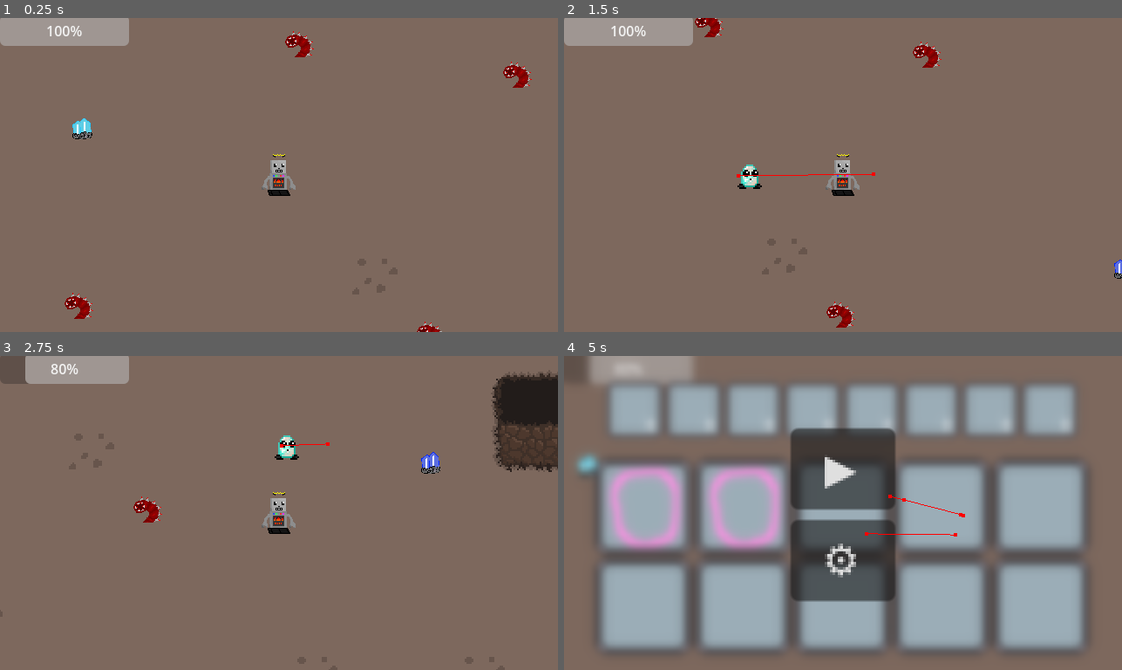
Above: before the commit, frames 1-4 (two rows, left to right).
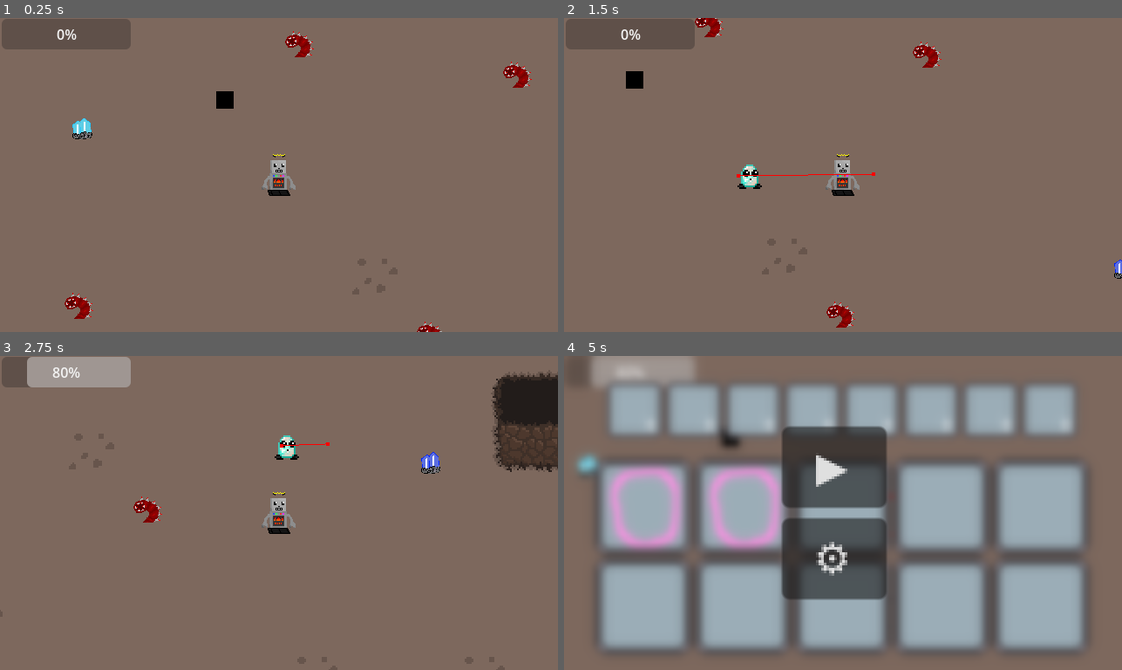
Above: after the commit, the same moments.

Repository: TNT-A/godot-baubleheads-project
Game: Godot game, scene res://testing/testing.tscn
The game is run twice, just before and just after one commit, with the same random seed, the same clock (stepped at 60 frames per second) and the same inputs.
Inputs (mouse positions are in pixels of both pictures, inside the frame that each line leads up to):
- Up to frame 1 (0.25 s): no input
- Up to frame 2 (1.5 s): tap Enter at 0.5 s; move the mouse to (965, 159) at 0.52 s; hold D (Move_Right) 0.53-1.28 s; tap Space (Baublehead_Call) at 0.6 s; move the mouse to (731, 190) at 1.27 s; hold S (Move_Down) from 1.28 s (still down); click (731, 190) at 1.35 s
- Up to frame 3 (2.75 s): move the mouse to (334, 443) at 2.02 s; release S (Move_Down) at 2.03 s; hold D (Move_Right) from 2.03 s (still down); hold Right mouse button (Player_Ability_2) from 2.03 s (still down)
- Up to frame 4 (5 s): move the mouse to (815, 575) at 2.77 s; release D (Move_Right) at 2.78 s; release Right mouse button (Player_Ability_2) at 2.78 s; hold W (Move_Up) 2.78-3.53 s; tap Shift (Run) at 2.85 s; move the mouse to (1010, 560) at 3.52 s; hold A (Move_Left) from 3.53 s (still down); tap Y (Testing) at 3.6 s; tap Tab (Inventory) at 4.15 s; move the mouse to (642, 506) at 4.27 s; tap Space (Baublehead_Call) at 4.35 s; tap Escape (Pause) at 4.9 s

The runs differ from the first frame. In frame 1, 2.5% of the frame differs, in the area x 0-42%, y 0-29%; in frame 2, 2.5%; in frame 3, 0.5%; in frame 4, 3.4%, in the area x 27-72%, y 22-79%.

Commit message:
Fixed some bauble attack code and started making an actual gameplay loop

Diff:
--- a/Baubles/baublehead.gd
+++ b/Baubles/baublehead.gd
@@ -76,6 +76,7 @@
 		pathfinding(speed*1.5)
 	if state == States.TARGETING:
 		if $TimerAttackCooldown.is_stopped():
+			$TimerAttackCooldown.wait_time = randf_range(0.8, 1.2)
 			$TimerAttackCooldown.start()
 		$Sprite2D.scale = Vector2(2,2)
 		if current_enemy != null:
@@ -125,7 +126,7 @@
 var attack_speed_timeout : bool = false
 func attack_enemy():
 	var direction : Vector2
-	var range : Vector2 = Vector2(3,3)
+	#var range : Vector2 = Vector2(3,3)
 	var max_enemy_distance : Vector2 = Vector2(50,50)
 	var enemy_position : Vector2 = current_enemy.global_position
 	var target_position : Vector2 = enemy_position + (enemy_position - global_position)
@@ -135,17 +136,14 @@
 		direction = (target_position - global_position).normalized()
 		velocity = (attack_speed * direction)
 		attack_ready = false
-		#print("Iran")
 	distance = abs(enemy_position - global_position)
 	if distance.x >= max_enemy_distance.x or distance.y >= max_enemy_distance.y:
 		reset_velocity()
 		SignalBus.emit_signal("change_enemy_health", current_enemy, damage)
 		attack_ready = true
 		attack_time = false
-		#print("I'll end it all now!")
 	else:
 		move_and_slide()
-		#print(distance, " ", state, " ", velocity, " ", attack_ready)
 
 func pathfinding(speed_change):
 	var next_path_pos := nav_agent.get_next_path_position()
--- a/Baubles/baublehead.tscn
+++ b/Baubles/baublehead.tscn
@@ -39,7 +39,6 @@
 autostart = true
 
 [node name="TimerAttackCooldown" type="Timer" parent="."]
-wait_time = 3.0
 
 [connection signal="body_entered" from="Area2D" to="." method="_on_area_2d_body_entered"]
 [connection signal="body_shape_entered" from="Area2D" to="." method="_on_area_2d_body_shape_entered"]
--- a/baubles/baublehead.gd
+++ b/baubles/baublehead.gd
@@ -76,6 +76,7 @@
 		pathfinding(speed*1.5)
 	if state == States.TARGETING:
 		if $TimerAttackCooldown.is_stopped():
+			$TimerAttackCooldown.wait_time = randf_range(0.8, 1.2)
 			$TimerAttackCooldown.start()
 		$Sprite2D.scale = Vector2(2,2)
 		if current_enemy != null:
@@ -125,7 +126,7 @@
 var attack_speed_timeout : bool = false
 func attack_enemy():
 	var direction : Vector2
-	var range : Vector2 = Vector2(3,3)
+	#var range : Vector2 = Vector2(3,3)
 	var max_enemy_distance : Vector2 = Vector2(50,50)
 	var enemy_position : Vector2 = current_enemy.global_position
 	var target_position : Vector2 = enemy_position + (enemy_position - global_position)
@@ -135,17 +136,14 @@
 		direction = (target_position - global_position).normalized()
 		velocity = (attack_speed * direction)
 		attack_ready = false
-		#print("Iran")
 	distance = abs(enemy_position - global_position)
 	if distance.x >= max_enemy_distance.x or distance.y >= max_enemy_distance.y:
 		reset_velocity()
 		SignalBus.emit_signal("change_enemy_health", current_enemy, damage)
 		attack_ready = true
 		attack_time = false
-		#print("I'll end it all now!")
 	else:
 		move_and_slide()
-		#print(distance, " ", state, " ", velocity, " ", attack_ready)
 
 func pathfinding(speed_change):
 	var next_path_pos := nav_agent.get_next_path_position()
--- a/baubles/baublehead.tscn
+++ b/baubles/baublehead.tscn
@@ -39,7 +39,6 @@
 autostart = true
 
 [node name="TimerAttackCooldown" type="Timer" parent="."]
-wait_time = 3.0
 
 [connection signal="body_entered" from="Area2D" to="." method="_on_area_2d_body_entered"]
 [connection signal="body_shape_entered" from="Area2D" to="." method="_on_area_2d_body_shape_entered"]
--- /dev/null
+++ b/floor_exit.gd
@@ -0,0 +1,17 @@
+extends Area2D
+
+var exit_open : bool = true
+@onready var player = Global.player
+
+func transition_scenes():
+	SignalBus.emit_signal("scene_transition")
+
+#func check_if_open():
+	#pass
+
+func _on_body_entered(body: Node2D) -> void:
+	if body == player:
+		if exit_open == true:
+			transition_scenes()
+		else:
+			print("L bozo")
--- /dev/null
+++ b/floor_exit.tscn
@@ -0,0 +1,21 @@
+[gd_scene load_steps=3 format=3 uid="uid://02aewb52n510"]
+
+[ext_resource type="Script" path="res://floor_exit.gd" id="1_gjtva"]
+
+[sub_resource type="RectangleShape2D" id="RectangleShape2D_u4s8s"]
+
+[node name="FloorExit" type="Area2D"]
+script = ExtResource("1_gjtva")
+
+[node name="Polygon2D" type="Polygon2D" parent="."]
+position = Vector2(0, 0.869565)
+scale = Vector2(0.666667, 0.869565)
+color = Color(0, 0, 0, 1)
+polygon = PackedVector2Array(0, -1, 30, -1, 30, 22, 0, 22)
+
+[node name="CollisionShape2D" type="CollisionShape2D" parent="."]
+position = Vector2(10, 10)
+shape = SubResource("RectangleShape2D_u4s8s")
+
+[connection signal="area_shape_entered" from="." to="." method="_on_area_shape_entered"]
+[connection signal="body_entered" from="." to="." method="_on_body_entered"]
--- a/globals/signal_bus.gd
+++ b/globals/signal_bus.gd
@@ -1,10 +1,21 @@
 extends Node
 
-#UI and Inventory
+#Inventory UI
+signal inventory_opened
 signal picked_up(item_resource)
 signal item_added(item_resourse, item_slot)
 signal item_used(item_resourse, party_slot)
 signal update_party_slot(item_type, party_slot)
 
+#Health UI
+signal set_health_bar(max_health, health)
+
+#Pause and Settings UI
+signal resume_game
+signal settings_opened
+
 #Enemy Thingamajigs
 signal change_enemy_health(enemy, change)
+
+#Moving Scenese
+signal scene_transition
--- /dev/null
+++ b/health_bar.tscn
@@ -0,0 +1,19 @@
+[gd_scene load_steps=2 format=3 uid="uid://dol4pn3hf2vu4"]
+
+[ext_resource type="Script" path="res://testing/health_bar.gd" id="1_n47n2"]
+
+[node name="HealthBar" type="ProgressBar"]
+anchors_preset = 15
+anchor_right = 1.0
+anchor_bottom = 1.0
+offset_left = 2.0
+offset_top = 1.0
+offset_right = -490.0
+offset_bottom = -324.0
+grow_horizontal = 2
+grow_vertical = 2
+max_value = 5.0
+step = 1.0
+fill_mode = 1
+script = ExtResource("1_n47n2")
+metadata/_edit_use_anchors_ = true
--- /dev/null
+++ b/in_game_ui.gd
@@ -0,0 +1,52 @@
+extends CanvasLayer
+
+@onready var pause_menu: Control = %PauseMenu
+@onready var settings_menu: Control = %SettingsMenu
+@onready var inventory_menu : Control = %Inventory
+
+var paused = false
+var inventory = false
+
+func _ready():
+	SignalBus.scene_transition.connect(change_scene)
+	SignalBus.set_health_bar.connect(set_health_bar)
+	SignalBus.resume_game.connect(pauseMenu)
+	pause_menu.hide()
+	settings_menu.hide()
+	inventory_menu.hide()
+
+func _process(delta: float) -> void:
+	if Input.is_action_just_pressed("Pause"):
+		pauseMenu()
+	if Input.is_action_just_pressed("Inventory"):
+		inventoryMenu()
+
+func set_health_bar(max_health, health) -> void:
+	print(max_health, health)
+	%HealthBar.max_value = max_health
+	%HealthBar.value = health
+
+func pauseMenu():
+	if paused:
+		pause_menu.hide()
+		Engine.time_scale = 1
+	else:
+		pause_menu.show()
+		Engine.time_scale = 0
+	paused = !paused
+
+func settingsMenu():
+	pass
+
+func inventoryMenu():
+	if inventory:
+		inventory_menu.hide()
+		Engine.time_scale = 1
+	else:
+		inventory_menu.show()
+		Engine.time_scale = 1
+	inventory = !inventory
+
+func change_scene():
+	print('ooga booga')
+	pass
--- /dev/null
+++ b/in_game_ui.tscn
@@ -0,0 +1,38 @@
+[gd_scene load_steps=6 format=3 uid="uid://s5mmhv02h0t8"]
+
+[ext_resource type="Script" path="res://in_game_ui.gd" id="1_d0fmj"]
+[ext_resource type="PackedScene" uid="uid://dol4pn3hf2vu4" path="res://health_bar.tscn" id="2_gylfp"]
+[ext_resource type="PackedScene" uid="uid://bhphdqmsev4lg" path="res://pause/pause_menu.tscn" id="2_uspk5"]
+[ext_resource type="PackedScene" uid="uid://b0r48ca6qo1lv" path="res://settings/settings_menu.tscn" id="3_4bekk"]
+[ext_resource type="PackedScene" uid="uid://c6gn4ohjt7fri" path="res://Inventory/inventory.tscn" id="4_vatir"]
+
+[node name="InGameUI" type="CanvasLayer"]
+script = ExtResource("1_d0fmj")
+
+[node name="HealthBar" parent="." instance=ExtResource("2_gylfp")]
+unique_name_in_owner = true
+
+[node name="PauseMenu" parent="." instance=ExtResource("2_uspk5")]
+unique_name_in_owner = true
+z_index = 2
+offset_left = 250.0
+offset_top = 81.0
+offset_right = -390.0
+offset_bottom = -279.0
+scale = Vector2(3, 3)
+
+[node name="SettingsMenu" parent="." instance=ExtResource("3_4bekk")]
+unique_name_in_owner = true
+z_index = 2
+offset_left = 197.0
+offset_top = 124.0
+offset_right = -443.0
+offset_bottom = -236.0
+scale = Vector2(2, 2)
+
+[node name="Inventory" parent="." instance=ExtResource("4_vatir")]
+unique_name_in_owner = true
+offset_left = 0.0
+offset_top = 0.0
+offset_right = 0.0
+offset_bottom = 0.0
--- /dev/null
+++ b/level.gd
@@ -0,0 +1,9 @@
+extends Node2D
+
+@onready var player = Global.player
+var player_scene : PackedScene = preload("res://player/player.tscn")
+var map : PackedScene = preload("res://cave_tilemap.tscn")
+
+func _ready() -> void:
+	add_child(map.instantiate())
+	add_child(player_scene.instantiate())
--- /dev/null
+++ b/level_manager.tscn
@@ -0,0 +1,6 @@
+[gd_scene load_steps=2 format=3 uid="uid://cri5yn6sulthf"]
+
+[ext_resource type="Script" path="res://level.gd" id="1_7uuex"]
+
+[node name="LevelManager" type="Node2D"]
+script = ExtResource("1_7uuex")
--- a/pause/pause_menu.gd
+++ b/pause/pause_menu.gd
@@ -6,7 +6,7 @@
 @onready var main = $"../../"
 
 func _on_resume_pressed() -> void:
-	main.pauseMenu()
+	SignalBus.emit_signal("resume_game")
 
 func _on_settings_pressed() -> void:
 	settings_menu.show()
--- a/player/player.gd
+++ b/player/player.gd
@@ -1,4 +1,6 @@
 extends CharacterBody2D
+
+@onready var in_game_ui: CanvasLayer = %InGameUI
 
 @export var speed : int = 200
 @export var acceleration : float = .1
@@ -10,21 +12,15 @@
 enum States {IDLE, WALKING, RUNNING}
 var state: States = States.IDLE
 
-signal health_changed(damage)
-
 func change_health(change):
 	health -= change
 	if health <= 0:
 		health = 0
-	set_health_bar()
-
-func set_health_bar() -> void:
-	$HealthBar.value = health
+	SignalBus.emit_signal("set_health_bar", Max_Health, health)
 
 func _ready() -> void:
+	SignalBus.emit_signal("set_health_bar", Max_Health, health)
 	$"/root/Global".register_player(self)
-	set_health_bar()
-	$HealthBar.max_value = Max_Health
 
 func _physics_process(delta: float) -> void:
 	state_transition()
--- a/testing/testing.gd
+++ b/testing/testing.gd
@@ -1,44 +1 @@
 extends Node2D
-
-@onready var player_body: CharacterBody2D = $PlayerBody
-@onready var pause_menu: Control = %PauseMenu
-@onready var settings_menu: Control = %SettingsMenu
-@onready var inventory_menu : Control = %Inventory
-
-var paused = false
-
-var inventory = false
-
-@onready var explosion: AnimatedSprite2D = $Explosion
-
-func _ready():
-	pause_menu.hide()
-	settings_menu.hide()
-	inventory_menu.hide()
-
-func _process(delta: float) -> void:
-	if Input.is_action_just_pressed("Pause"):
-		pauseMenu()
-	if Input.is_action_just_pressed("Inventory"):
-		inventoryMenu()
-
-func Explosion():
-	explosion.play("Explosion")
-
-func pauseMenu():
-	if paused:
-		pause_menu.hide()
-		Engine.time_scale = 1
-	else:
-		pause_menu.show()
-		Engine.time_scale = 0
-	paused = !paused
-
-func inventoryMenu():
-	if inventory:
-		inventory_menu.hide()
-		Engine.time_scale = 1
-	else:
-		inventory_menu.show()
-		Engine.time_scale = 1
-	inventory = !inventory
--- a/testing/testing.tscn
+++ b/testing/testing.tscn
@@ -1,14 +1,10 @@
-[gd_scene load_steps=20 format=3 uid="uid://c8q38agy2c6wa"]
+[gd_scene load_steps=17 format=3 uid="uid://c8q38agy2c6wa"]
 
 [ext_resource type="PackedScene" uid="uid://coa54e45uplra" path="res://player/player.tscn" id="1_6ima4"]
 [ext_resource type="Script" path="res://testing/testing.gd" id="1_8ocim"]
 [ext_resource type="PackedScene" uid="uid://dnlsiamufqhvp" path="res://cave_tilemap.tscn" id="2_ac32q"]
-[ext_resource type="PackedScene" uid="uid://7gtqe8n30r7v" path="res://background/background.tscn" id="2_vmif0"]
+[ext_resource type="PackedScene" uid="uid://s5mmhv02h0t8" path="res://in_game_ui.tscn" id="4_c0rjo"]
 [ext_resource type="PackedScene" uid="uid://e477mip5fnwt" path="res://enemies/earthworm/earthworm.tscn" id="4_cohp8"]
-[ext_resource type="Script" path="res://testing/health_bar.gd" id="4_ep7dp"]
-[ext_resource type="PackedScene" uid="uid://b0r48ca6qo1lv" path="res://settings/settings_menu.tscn" id="6_mun1c"]
-[ext_resource type="PackedScene" uid="uid://bhphdqmsev4lg" path="res://pause/pause_menu.tscn" id="7_ttung"]
-[ext_resource type="PackedScene" uid="uid://c6gn4ohjt7fri" path="res://Inventory/inventory.tscn" id="7_wwsyx"]
 [ext_resource type="PackedScene" uid="uid://dfaaxsafo3xgi" path="res://enemies/Effects/Explosion.tscn" id="9_0emdr"]
 [ext_resource type="PackedScene" uid="uid://bmgdfffipgdik" path="res://pickups/gemstone_pickup.tscn" id="9_dcapp"]
 [ext_resource type="PackedScene" uid="uid://cfwscgufalgmj" path="res://bullet.tscn" id="10_gv504"]
@@ -18,6 +14,7 @@
 [ext_resource type="Resource" uid="uid://ctnhj85v2swgr" path="res://pickups/pickup_resource/item_sapphire.tres" id="14_t2hwn"]
 [ext_resource type="Resource" uid="uid://c8guslvmqww32" path="res://pickups/pickup_resource/item_diamond.tres" id="15_7p851"]
 [ext_resource type="Resource" uid="uid://bnqkjk51xm27m" path="res://pickups/pickup_resource/item_ruby.tres" id="15_kqa0o"]
+[ext_resource type="PackedScene" uid="uid://02aewb52n510" path="res://floor_exit.tscn" id="19_pefhd"]
 
 [sub_resource type="GDScript" id="GDScript_vt2k7"]
 script/source = "extends Area2D
@@ -42,57 +39,8 @@
 [node name="PlayerBody" parent="." instance=ExtResource("1_6ima4")]
 position = Vector2(557, 358)
 
-[node name="HealthBar" type="ProgressBar" parent="PlayerBody"]
-offset_left = -320.0
-offset_top = -183.0
-offset_right = -172.0
-offset_bottom = -148.0
-max_value = 5.0
-step = 1.0
-fill_mode = 1
-script = ExtResource("4_ep7dp")
-metadata/_edit_use_anchors_ = true
-
-[node name="PauseMenu" parent="PlayerBody" instance=ExtResource("7_ttung")]
+[node name="InGameUI" parent="." instance=ExtResource("4_c0rjo")]
 unique_name_in_owner = true
-visible = false
-z_index = 2
-anchors_preset = 0
-anchor_right = 0.0
-anchor_bottom = 0.0
-offset_left = -60.0
-offset_top = -97.0
-offset_right = -60.0
-offset_bottom = -97.0
-grow_horizontal = 1
-grow_vertical = 1
-scale = Vector2(3, 3)
-
-[node name="SettingsMenu" parent="PlayerBody" instance=ExtResource("6_mun1c")]
-unique_name_in_owner = true
-visible = false
-z_index = 2
-offset_left = -116.0
-offset_top = -33.0
-offset_right = -116.0
-offset_bottom = -33.0
-scale = Vector2(2, 2)
-
-[node name="Inventory" parent="PlayerBody" instance=ExtResource("7_wwsyx")]
-unique_name_in_owner = true
-visible = false
-offset_left = -320.0
-offset_top = -180.0
-offset_right = 320.0
-offset_bottom = 180.0
-
-[node name="TextureRect" parent="." instance=ExtResource("2_vmif0")]
-visible = false
-z_index = -5
-offset_left = -52.0
-offset_top = 48.0
-offset_right = 2264.0
-offset_bottom = 1259.0
 
 [node name="Earthworm" parent="." instance=ExtResource("4_cohp8")]
 position = Vector2(584, 206)
@@ -148,4 +96,7 @@
 [node name="Earthworm5" parent="." instance=ExtResource("4_cohp8")]
 position = Vector2(735, 539)
 
+[node name="FloorExit" parent="." instance=ExtResource("19_pefhd")]
+position = Vector2(485, 262)
+
 [connection signal="body_entered" from="Bullet" to="Bullet" method="_on_body_entered"]
